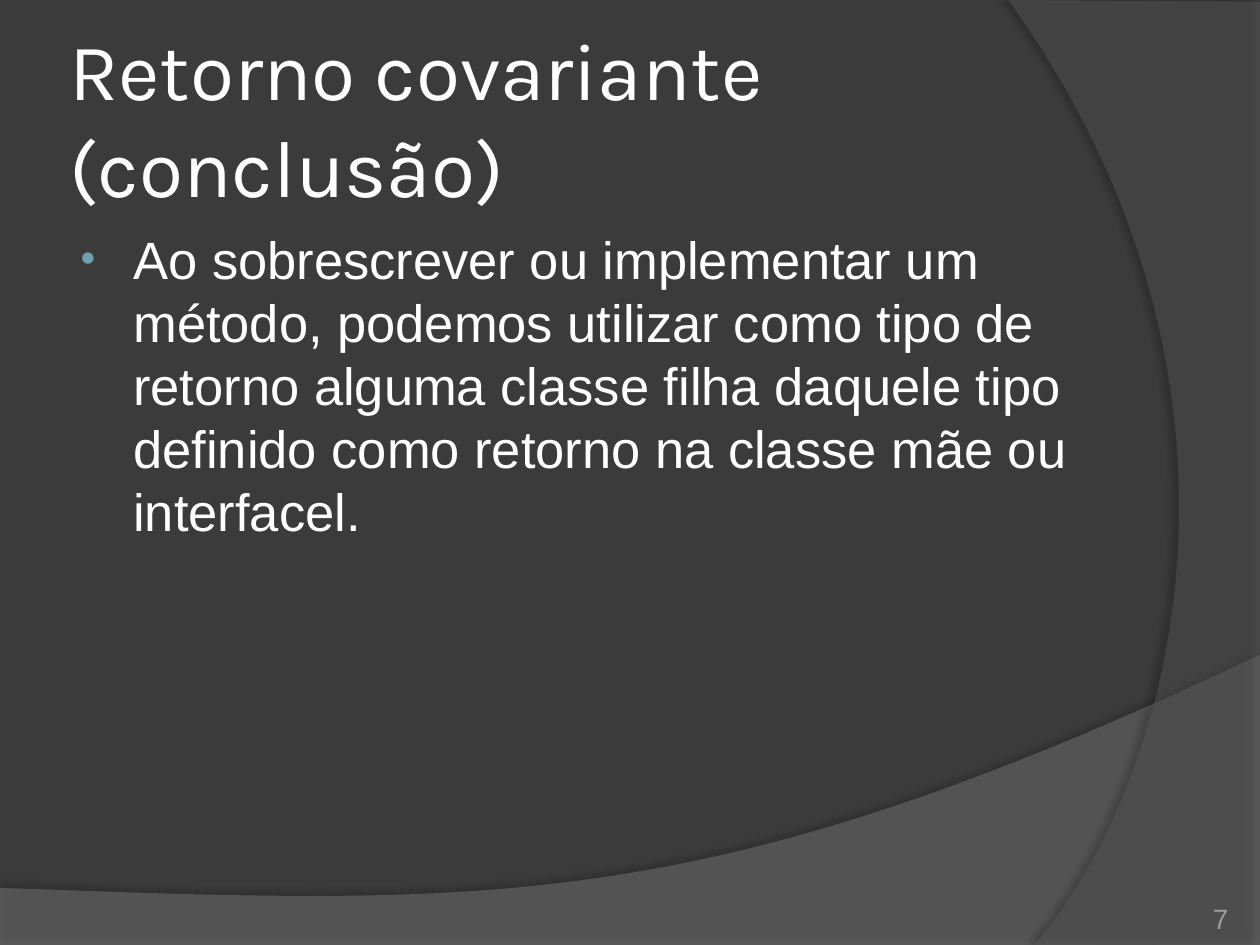
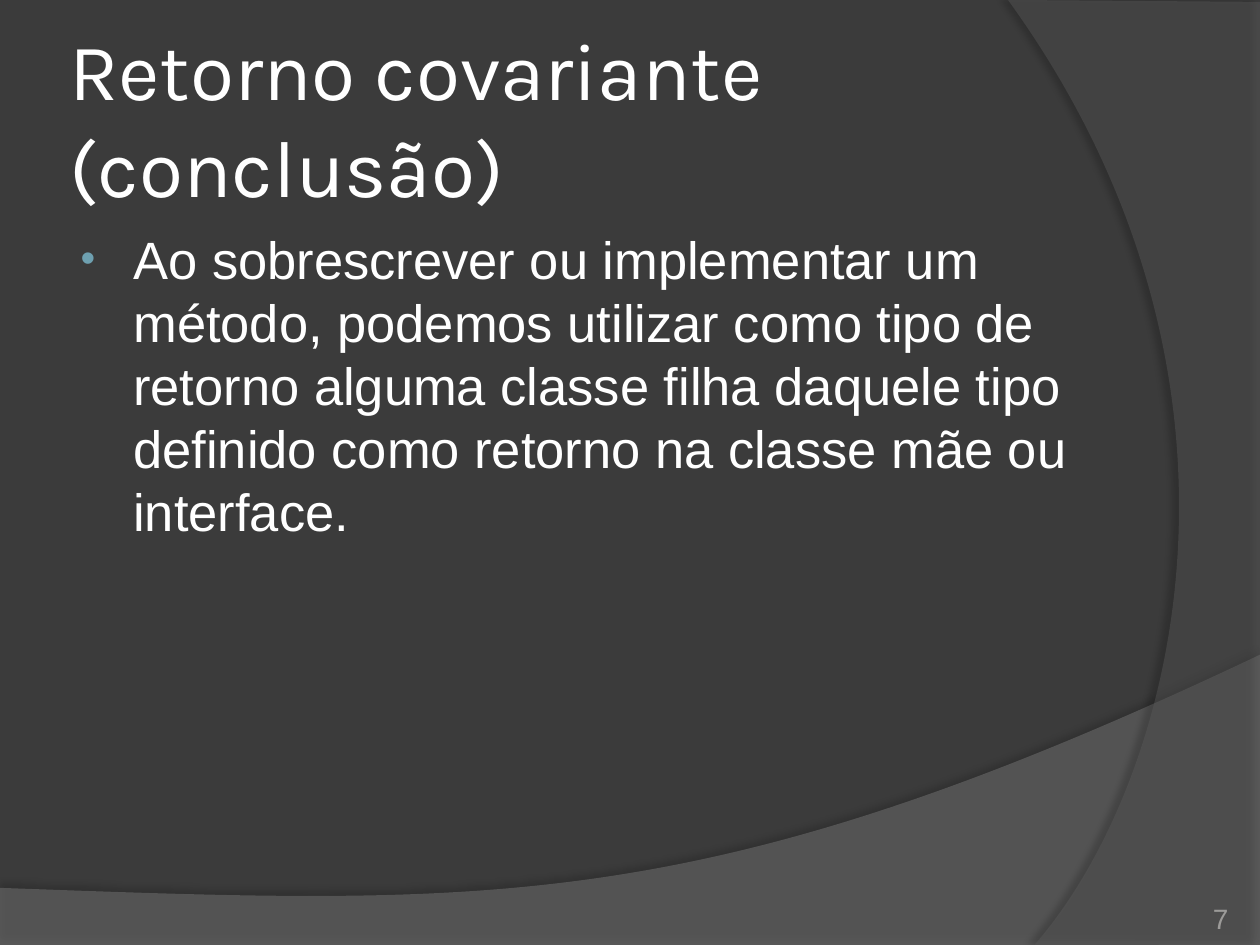
Before and after one commit to duchesqui/slzvieira-training, a slide deck: slide 7 of trunk/2-Java-Programmer-Modulo-II/06.Capitulo01.pptx. Drawn at 1260x945 pixels with LibreOffice and Linux fonts; fonts in the diff are those of the drawing. Boxes give left, top, right and bottom in pixels: in the first picture for what was removed or moved away, otherwise in the second. Text is boxed around its words. In the diff, an @@ line names an element or a change of style, - is before the commit and + after.

```diff
--- a/trunk/2-Java-Programmer-Modulo-II/06.Capitulo01.pptx
+++ b/trunk/2-Java-Programmer-Modulo-II/06.Capitulo01.pptx
@@ text at box(133, 241, 1066, 532): text changed @@
-• Ao sobrescrever ou implementar um método, podemos utilizar como tipo de retorno alguma classe filha daquele tipo definido como retorno na classe mãe ou interfacel.
+• Ao sobrescrever ou implementar um método, podemos utilizar como tipo de retorno alguma classe filha daquele tipo definido como retorno na classe mãe ou interface.
```
Also in this commit, not shown: 3 other slides changed, 5 other files.
